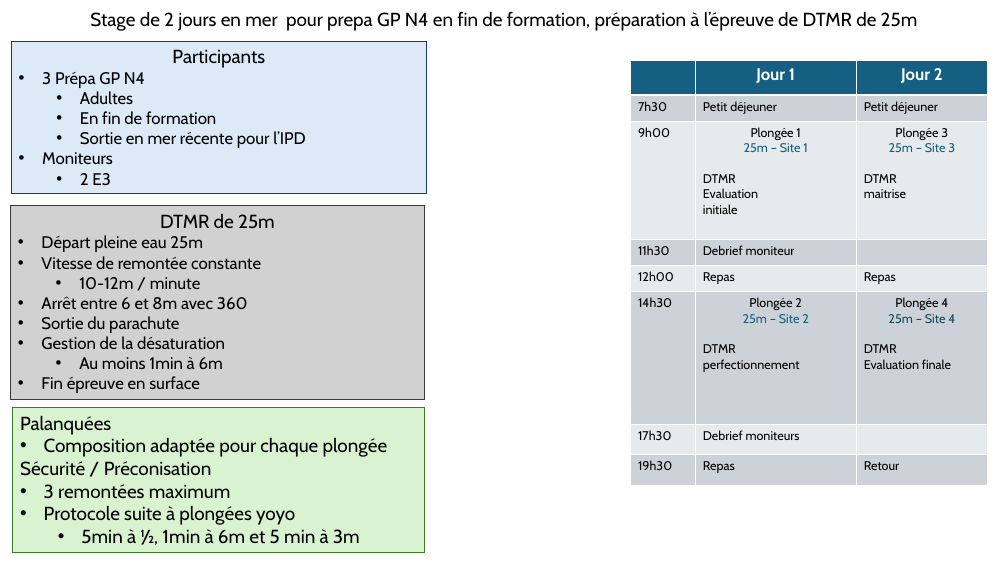
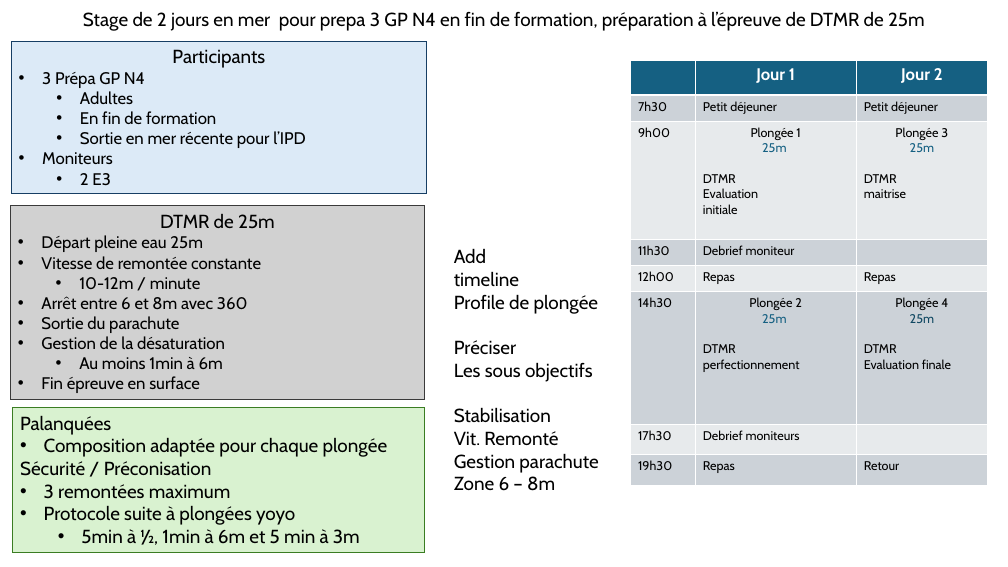
Before and after one commit to ArtigueOlivier/mf1, a slide deck: slide 1 of ppt/dtmr-n4.pptx. Drawn at 1008x567 pixels with LibreOffice and Linux fonts; fonts in the diff are those of the drawing. Boxes give left, top, right and bottom in pixels: in the first picture for what was removed or moved away, otherwise in the second. Text is boxed around its words. In the diff, an @@ line names an element or a change of style, - is before the commit and + after.

```diff
--- a/ppt/dtmr-n4.pptx
+++ b/ppt/dtmr-n4.pptx
@@ text at bbox=[83, 11, 925, 31]: text changed @@
-Stage de 2 jours en mer pour prepa GP N4 en fin de formation, préparation à l’épreuve de DTMR de 25m
+Stage de 2 jours en mer pour prepa 3 GP N4 en fin de formation, préparation à l’épreuve de DTMR de 25m
@@ table at bbox=[631, 60, 988, 486] @@
-row 3, column 2: Plongée 1 / 25m – Site 1 / DTMR / Evaluation / initiale
+row 3, column 2: Plongée 1 / 25m / DTMR / Evaluation / initiale
-row 3, column 3: Plongée 3 / 25m – Site 3 / DTMR / maitrise
+row 3, column 3: Plongée 3 / 25m / DTMR / maitrise
-row 6, column 2: Plongée 2 / 25m – Site 2 / DTMR / perfectionnement
+row 6, column 2: Plongée 2 / 25m / DTMR / perfectionnement
-row 6, column 3: Plongée 4 / 25m – Site 4 / DTMR / Evaluation finale
+row 6, column 3: Plongée 4 / 25m / DTMR / Evaluation finale
@@ text added at bbox=[454, 248, 599, 491], 18 pt, text #000000 @@
+Add
+timeline
+Profile de plongée
+Préciser
+Les sous objectifs
+Stabilisation
+Vit. Remonté
+Gestion parachute
+Zone 6 – 8m
```
Also in this commit, not shown: 1 other file.
